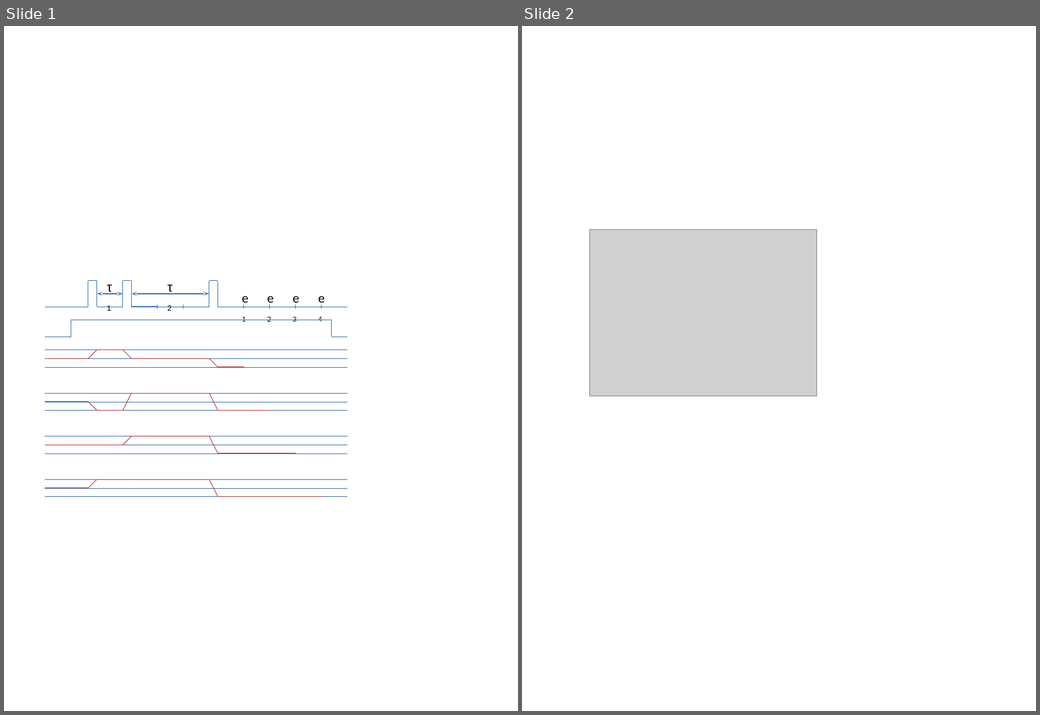
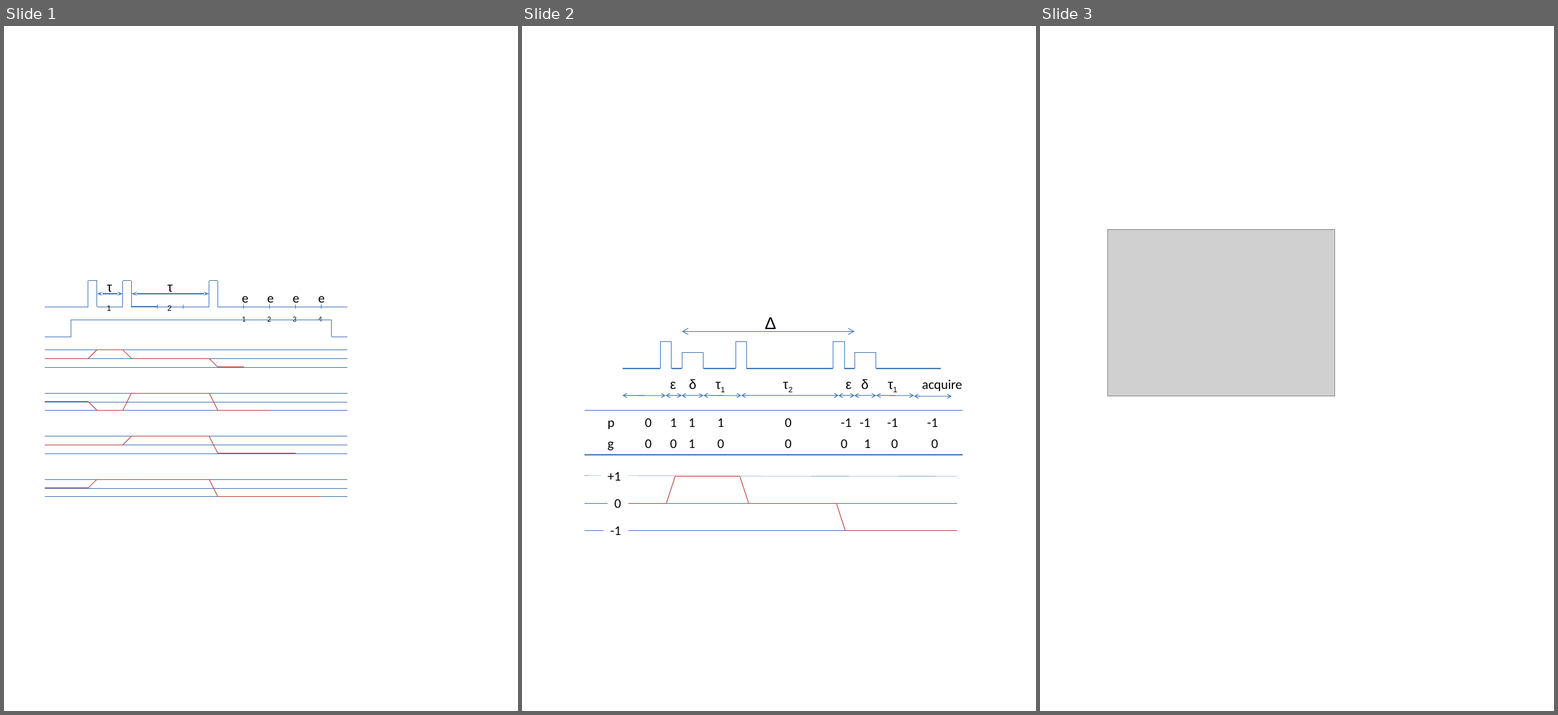
Before and after one commit to EricHughesABC/strayfieldimaging, a slide deck: diffEquations/ctp_diagram.pptx. Shown side by side, each under a label of ours: slides 1 and 2 before the commit, slides 1, 2 and 3 after it. The pictures are 1040x715 and 1558x715 pixels, drawn with LibreOffice and Linux fonts; fonts in the diff are those of the drawing; grey boxes stand for pictures. Boxes give left, top, right and bottom in pixels: in the first picture for what was removed or moved away, otherwise in the second. Text is boxed around its words. In the diff, an @@ line names an element or a change of style, - is before the commit and + after.

```diff
--- a/diffEquations/ctp_diagram.pptx
+++ b/diffEquations/ctp_diagram.pptx
@@ slide 2 added at bbox=[522, 26, 1036, 711], background #FFFFFF @@
@@ group added at bbox=[585, 317, 963, 535]: 33 lines, 32 texts, 10 double arrows @@
+Δ
+δ
+τ1
+τ2
+ε
+ε
+δ
+τ1
+acquire
+p
+0
+1
+1
+1
+0
+-1
+-1
+-1
+-1
+g
+0
+0
+1
+0
+0
+0
+1
+0
+0
+0
++1
+-1
@@ what was slide 2 is now slide 3 @@
```
Also in this commit, not shown: 3 other files.
